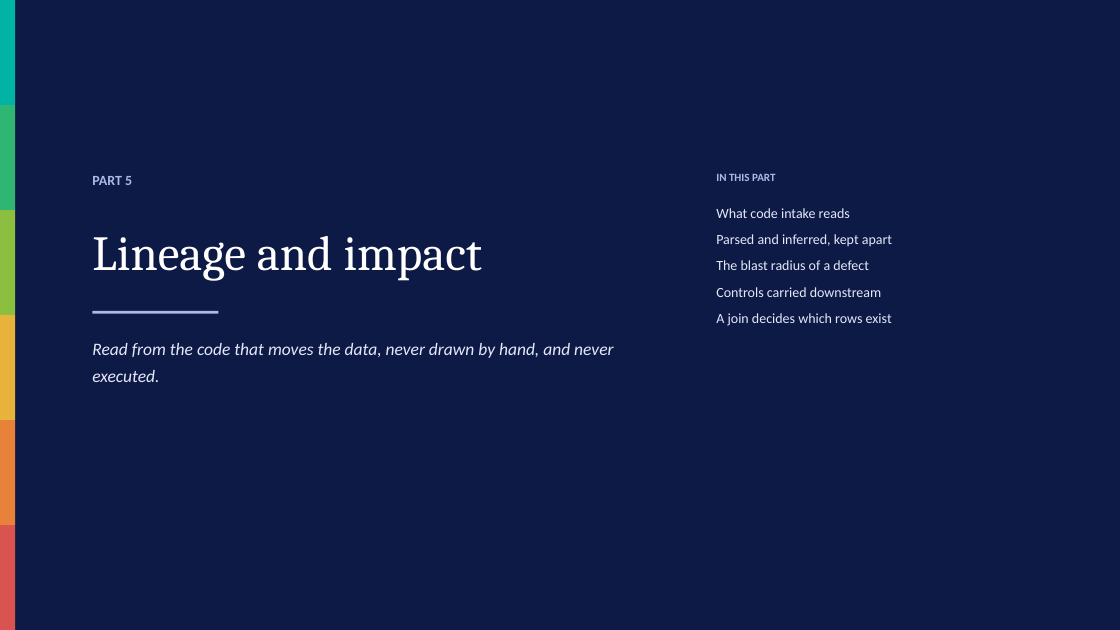
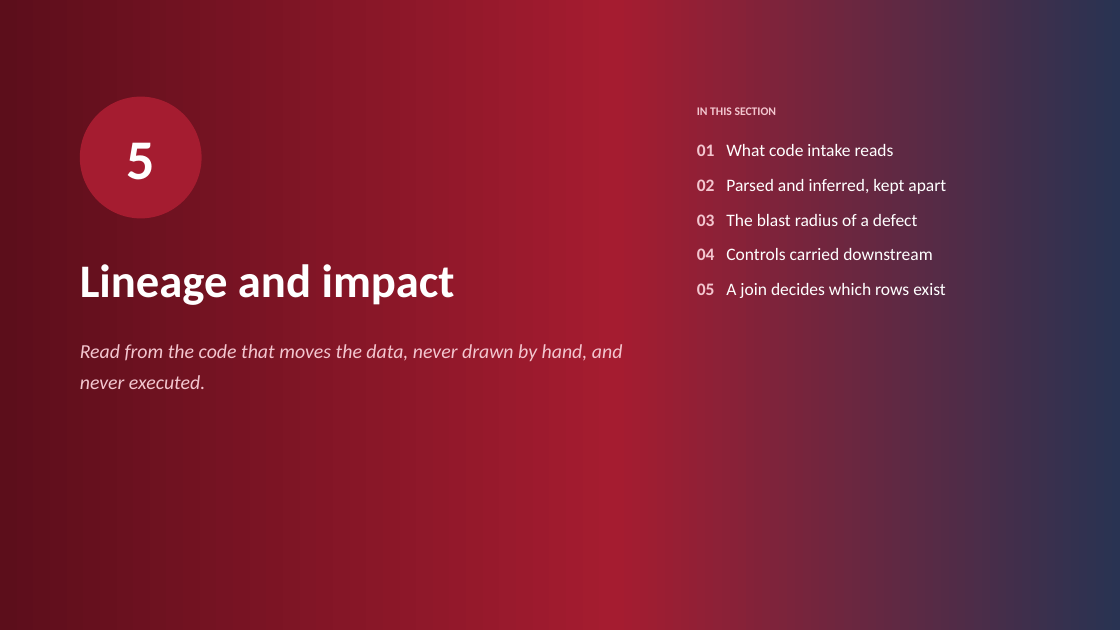
Before and after one commit to ajsinha/prama, a slide deck: slide 29 of docs/publications/deck/Prama-Evidence-First-Data-Quality.pptx (slide 24 before the commit). Drawn at 1120x630 pixels with LibreOffice and Linux fonts; fonts in the diff are those of the drawing. Boxes give left, top, right and bottom in pixels: in the first picture for what was removed or moved away, otherwise in the second. Text is boxed around its words. In the diff, an @@ line names an element or a change of style, - is before the commit and + after.

Commit message:
The deck, retold answer first and in the console's crimson
The content is the same verified material, re-ordered and extended into a story
that leads with the answer: a TL;DR in five questions, ten principles of
evidence-first data quality, the failure modes and what a supervisor asks for,
then ten numbered sections, three worked examples answered step by step from
the case studies (month-end close, a defect's blast radius, fitness for a
purpose), and an honest close: what is built, what comes next (from the
remaining-work list), a comparison by category derived from the competitive
analysis's capability matrix (behind where it is behind), what Prama does not
do, and where to start. 45 slides become 59.

The theme is the console's light theme, token for token: crimson accents and
table heads, the deep heading crimson for titles, and the console header's
gradient on the title, dividers and close. New layouts carry the storytelling:
qa, numbered, workflow, compare and thanks; most slides end on one insight line
in a tinted box. Accent stripes on cards and tiles are gone.

The passing-test figure is read from the README's synced marker at build time,
never typed. Both audits pass, and a new test refuses another organisation's
brand anywhere in the file.

```diff
--- a/docs/publications/deck/Prama-Evidence-First-Data-Quality.pptx
+++ b/docs/publications/deck/Prama-Evidence-First-Data-Quality.pptx
@@ rectangle at bbox=[0, 0, 1120, 630]: fill #0E1A46 to gradient #5C0E1B to #A51C30 to #293352 @@
@@ rectangle removed at bbox=[0, 0, 15, 105] @@
@@ rectangle removed at bbox=[0, 105, 15, 210] @@
@@ ellipse added at bbox=[80, 97, 202, 218], fill #A51C30, 48 pt, text #FFFFFF, bold @@
+5
@@ text at bbox=[697, 107, 777, 115]: text changed; size 9.5 to 10 pt; text colour #AEB8E8 to #F3C6CF @@
-IN THIS PART
+IN THIS SECTION
@@ text at bbox=[697, 144, 946, 298]: text changed; size 12 to 15 pt; text colour #E4E8F8 to #FFFFFF @@
-What code intake reads
-Parsed and inferred, kept apart
-The blast radius of a defect
-Controls carried downstream
-A join decides which rows exist
+01 What code intake reads
+02 Parsed and inferred, kept apart
+03 The blast radius of a defect
+04 Controls carried downstream
+05 A join decides which rows exist
@@ text removed at bbox=[92, 176, 132, 185] @@
-PART 5
@@ rectangle removed at bbox=[0, 210, 15, 315] @@
@@ text "Lineage and impact": place and size @@
-text "Lineage and impact" at bbox=[92, 236, 483, 281]
+text "Lineage and impact" at bbox=[80, 264, 455, 305]
@@ text "Lineage and impact" at bbox=[80, 264, 455, 305]: size 42 to 40 pt, font Cambria to Calibri, bold on; line spacing 1.2 to 1.05 @@
@@ rectangle removed at bbox=[0, 315, 15, 420] @@
@@ rectangle removed at bbox=[92, 311, 218, 314] @@
@@ text "Read from the code that ...": place and size @@
-text "Read from the code that ..." at bbox=[92, 343, 613, 382]
+text "Read from the code that ..." at bbox=[80, 344, 623, 389]
@@ text "Read from the code that ..." at bbox=[80, 344, 623, 389]: size 15 to 17 pt, text colour #E4E8F8 to #F3C6CF @@
@@ rectangle removed at bbox=[0, 420, 15, 525] @@
@@ rectangle removed at bbox=[0, 525, 15, 630] @@
```
Also in this commit, not shown: 42 other slides changed, 16 slides added, 2 slides removed, 10 other files.
